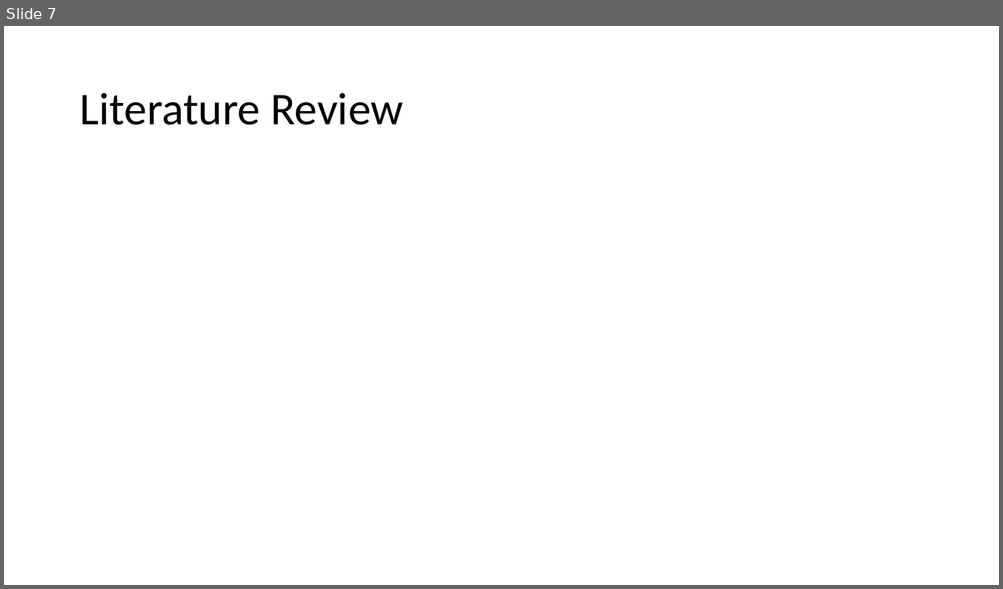
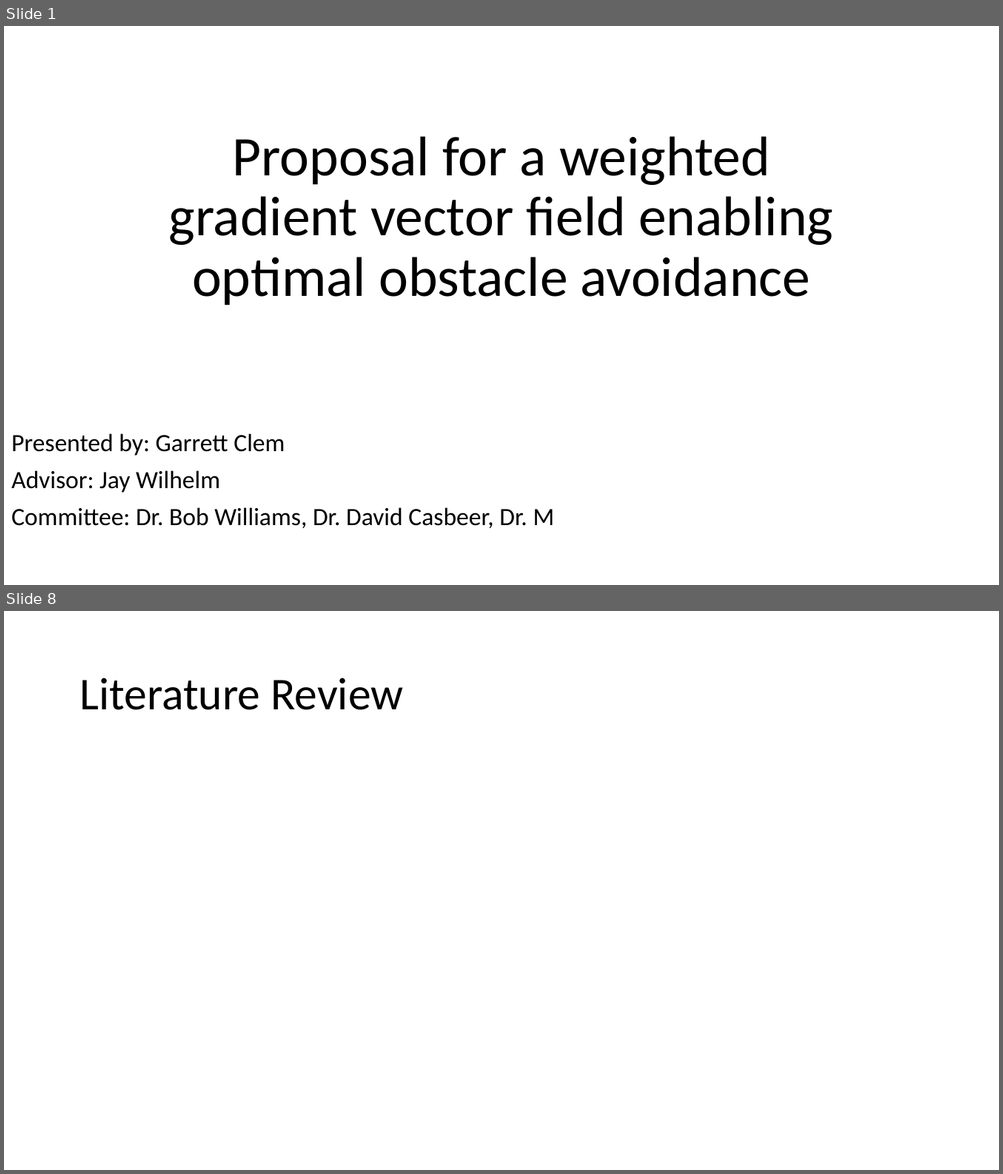
Before and after one commit to Flyingbobcats/thesisProposal2, a slide deck: Prop.pptx. Shown one above the other, each under a label of ours: slide 7 before the commit, slides 1 and 8 after it; the slides between them are not shown. The pictures are 1003x589 and 1003x1174 pixels, drawn with LibreOffice and Linux fonts; fonts in the diff are those of the drawing. Boxes give left, top, right and bottom in pixels: in the first picture for what was removed or moved away, otherwise in the second. Text is boxed around its words. In the diff, an @@ line names an element or a change of style, - is before the commit and + after.

```diff
--- a/Prop.pptx
+++ b/Prop.pptx
@@ slide 1 added at [4, 26, 999, 585], background #FFFFFF @@
@@ title added at [169, 136, 833, 306], 54 pt, text #000000 @@
+Proposal for a weighted gradient vector field enabling optimal obstacle avoidance
@@ subtitle added at [11, 434, 555, 528], 24 pt, text #000000 @@
+Presented by: Garrett Clem
+Advisor: Jay Wilhelm
+Committee: Dr. Bob Williams, Dr. David Casbeer, Dr. M
@@ what was slide 7 is now slide 8 @@
```
Also in this commit, not shown: 4 slides changed, 4 other slides added, 6 slides removed, 7 other files.
